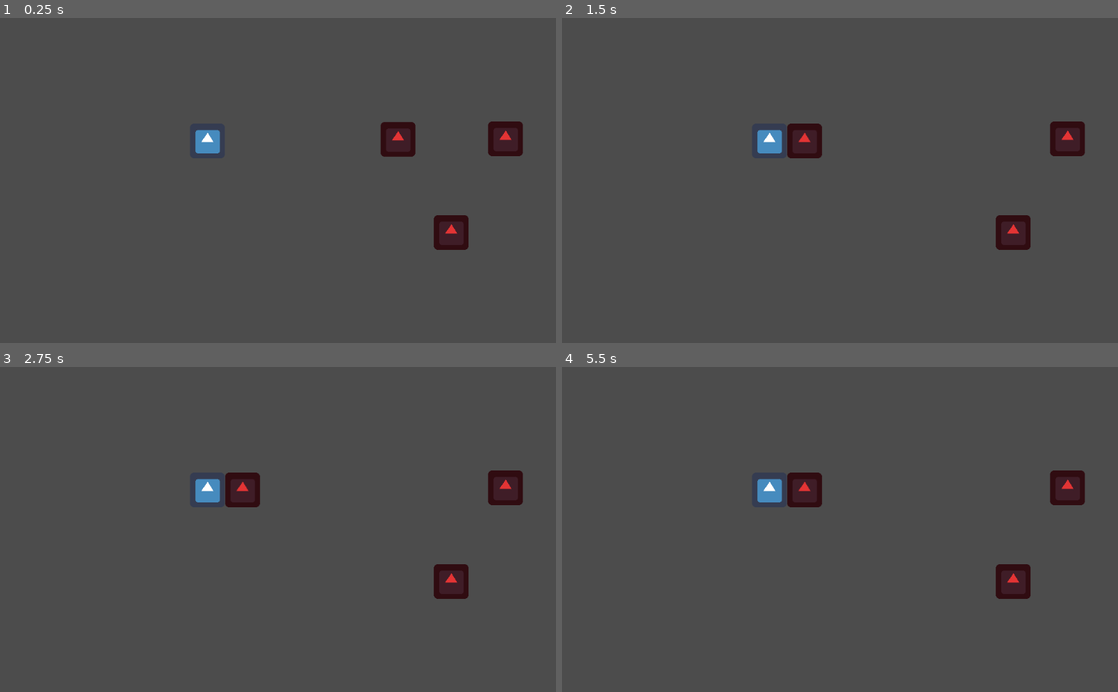
Above: before the commit, frames 1-4 (two rows, left to right).
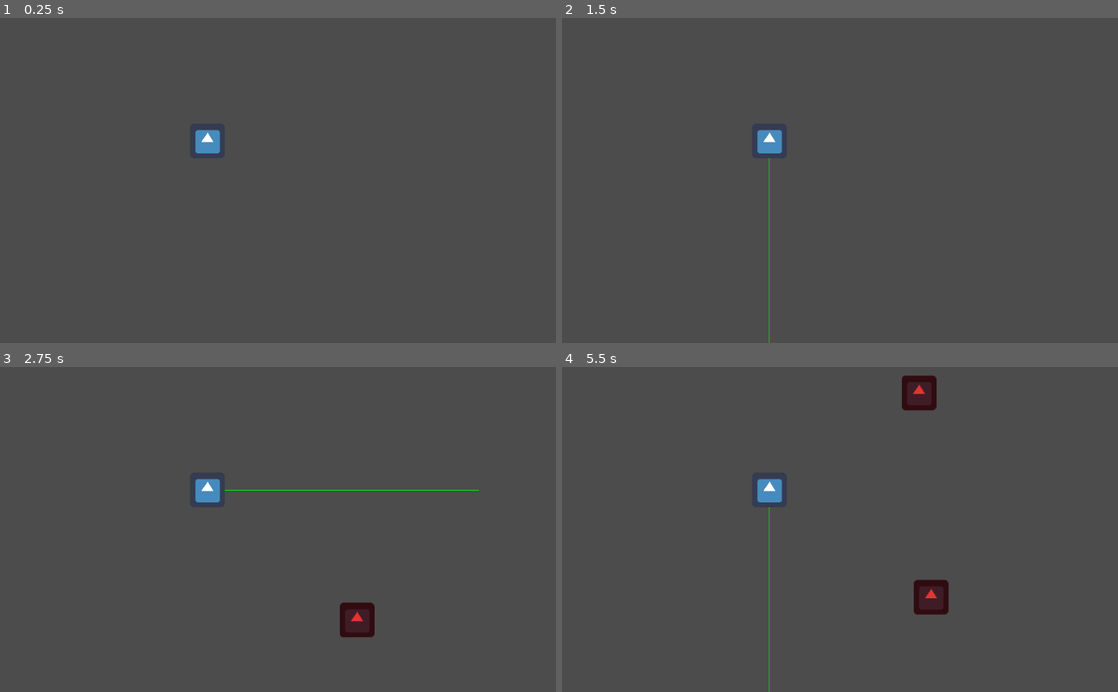
Above: after the commit, the same moments.

Repository: Tyrannas/Boxynator
Game: Godot game, scene res://Main.tscn
Same seed, same stepped clock (60 frames per second), same inputs: the game is played once before the commit and once after it. The engine's default icon, where the game draws it, is replaced by a stand-in: a white triangle on a blue panel in a dark square.
Inputs:
- Up to frame 1 (0.25 s): no input
- Up to frame 2 (1.5 s): tap Enter (ui_accept) at 0.5, 1.35 s; hold Right (ui_shoot_right, bound only after the commit) 0.53-1.28 s; hold Enter (ui_accept) 0.53-1.28 s; hold Down (ui_shoot_down, bound only after the commit) from 1.28 s (still down)
- Up to frame 3 (2.75 s): tap Enter (ui_accept) at 1.52, 1.82 s; release Down (ui_shoot_down, bound only after the commit) at 2.03 s; hold Right (ui_shoot_right, bound only after the commit) from 2.03 s (still down); hold Enter (ui_accept) from 2.03 s (still down)
- Up to frame 4 (5.5 s): release Right (ui_shoot_right, bound only after the commit) at 2.78 s; release Enter (ui_accept) at 2.78 s; hold Up (ui_shoot_up, bound only after the commit) 2.78-3.53 s; tap Enter (ui_accept) at 2.85, 3.02, 3.32, 4.35, 4.52, 4.82 s; hold Enter (ui_accept) 3.53-4.28 s; hold Left (ui_shoot_left, bound only after the commit) 3.53-5.03 s; hold Down (ui_shoot_down, bound only after the commit) from 5.03 s (still down); hold Enter (ui_accept) from 5.03 s (still down)

The runs differ from the first frame. In frame 1, 2.0% of the frame differs, in the area x 68-94%, y 31-72%; in frame 2, 2.1%; in frame 3, 2.7%; in frame 4, 3.5%, in the area x 37-94%, y 2-100%.

Commit message:
working prototype

Diff:
--- a/Ennemy.gd
+++ b/Ennemy.gd
@@ -1,15 +1,25 @@
 extends Grabbable
 
 
-# Declare member variables here. Examples:
-# var a = 2
-# var b = "text"
+export var min_speed = 100  # Minimum speed range.
+export var max_speed = 200  # Maximum speed range.
 
+var screen_size
+var can_be_delete = false
 
 # Called when the node enters the scene tree for the first time.
 func _ready():
-	pass
+	screen_size = get_viewport_rect().size
 
 # Called every frame. 'delta' is the elapsed time since the previous frame.
-#func _process(delta):
-#	pass
+func _process(delta):
+	# check global position to see if needs to be delete cause out of screen
+	if can_be_delete:
+		var pos = get_global_transform().origin
+		var size = $CollisionShape2D.shape.extents + Vector2(50, 50)
+		if pos.x > screen_size.x + size.x or pos.x < -size.x or pos.y > screen_size.y + size.y or pos.y < -size.x:
+			queue_free()
+
+# use a timer to prevent deleting an ennemy that pops out of screen
+func _on_Timer_timeout():
+	can_be_delete = true
--- a/Ennemy.tscn
+++ b/Ennemy.tscn
@@ -20,3 +20,9 @@
 [node name="Sprite" type="Sprite" parent="."]
 modulate = Color( 0.894118, 0.207843, 0.207843, 1 )
 texture = ExtResource( 2 )
+
+[node name="Timer" type="Timer" parent="."]
+wait_time = 5.0
+one_shot = true
+autostart = true
+[connection signal="timeout" from="Timer" to="." method="_on_Timer_timeout"]
--- a/Grabbable.gd
+++ b/Grabbable.gd
@@ -9,6 +9,13 @@
 
 # Node when set, try to move toward this target
 var target
+# side of the player the grab came from
+# in the form of a dict
+#{
+#	"name": name of the side left / right / up / down
+#	"direction": Vector2
+#}
+var side
 
 # Called when the node enters the scene tree for the first time.
 func _ready():
@@ -17,10 +24,26 @@
 	# on connecte le signal body_entered à la méthode on_collision with target
 	connect("body_entered", self, "_on_collision_with_target")
 
-func set_target(_node):
+func set_target(_node, player_side):
 	target = _node
+	side = player_side
+
+func release(direction):
+	var scene = get_parent().get_parent()
+	var pos = get_global_transform().origin
+	get_parent().remove_child(self)
+	scene.add_child(self)
+	global_transform.origin = pos
+	set_mode(RigidBody.MODE_RIGID)
+	linear_velocity = direction
+	side = null
 
 func _on_collision_with_target(node):
+	# on fait ça parceque les modifications de physique dans un callback de collision ça plante
+	# donc il faut faire en call_deferred
+	self.call_deferred("_handle_collision", node)
+
+func _handle_collision(node):
 	# si le noeud qu'on collide c'est le joueur
 	if node == target:
 		# on enleve le noeud actuel de son parent (la scène)
@@ -29,10 +52,14 @@
 		target.add_child(self)
 		# on calcul l'offset pour bien le positionner
 		var offset = target.get_node("CollisionShape2D").shape.extents
-		position = Vector2(offset.x * 2, 0)
+		position = offset.x * 2 * side["direction"]
+		rotation = 0
 		target = null
 		# on change le type de body pour pouvoir collider
 		set_mode(RigidBody2D.MODE_KINEMATIC)
+		# on appelle le parent pour réautoriser le hook
+		get_parent().on_target_reached(side["name"])
+
 
 func _physics_process(delta):
 	if target:
--- /dev/null
+++ b/Main.gd
@@ -0,0 +1,34 @@
+extends Node2D
+
+var ennemy = preload('res://Ennemy.tscn')
+
+# Declare member variables here. Examples:
+# var a = 2
+# var b = "text"
+var screen_size
+
+# Called when the node enters the scene tree for the first time.
+func _ready():
+	randomize()
+	screen_size = get_viewport_rect().size
+
+
+# Called every frame. 'delta' is the elapsed time since the previous frame.
+#func _process(delta):
+#	pass
+
+
+func _on_MobTimer_timeout():
+	# Choose a random location on Path2D.
+	$MobPath/MobSpawnLocation.offset = randi()
+	# Create a Mob instance and add it to the scene.
+	var mob = ennemy.instance()
+	add_child(mob)
+	# Set the mob's direction perpendicular to the path direction.
+	var direction = $MobPath/MobSpawnLocation.rotation + PI / 2
+	# Set the mob's position to a random location.
+	mob.position = $MobPath/MobSpawnLocation.position
+
+	# Set the velocity (speed & direction).
+	mob.linear_velocity = Vector2(rand_range(mob.min_speed, mob.max_speed), 0)
+	mob.linear_velocity = mob.linear_velocity.rotated(direction)
--- a/Main.tscn
+++ b/Main.tscn
@@ -1,19 +1,26 @@
-[gd_scene load_steps=3 format=2]
+[gd_scene load_steps=4 format=2]
 
 [ext_resource path="res://Player.tscn" type="PackedScene" id=1]
-[ext_resource path="res://Ennemy.tscn" type="PackedScene" id=2]
+[ext_resource path="res://Main.gd" type="Script" id=2]
+
+[sub_resource type="Curve2D" id=1]
+_data = {
+"points": PoolVector2Array( 0, 0, 0, 0, 0, 0, 0, 0, 0, 0, 1024, 0, 0, 0, 0, 0, 1024, 600, 0, 0, 0, 0, 0, 600, 0, 0, 0, 0, 0, 0 )
+}
 
 [node name="Main" type="Node2D"]
+script = ExtResource( 2 )
 
 [node name="Player" parent="." instance=ExtResource( 1 )]
 position = Vector2( 382, 227 )
 collision_mask = 2
 
-[node name="Ennemy" parent="." instance=ExtResource( 2 )]
-position = Vector2( 733, 224 )
+[node name="MobPath" type="Path2D" parent="."]
+curve = SubResource( 1 )
 
-[node name="Ennemy2" parent="." instance=ExtResource( 2 )]
-position = Vector2( 831, 396 )
+[node name="MobSpawnLocation" type="PathFollow2D" parent="MobPath"]
 
-[node name="Ennemy3" parent="." instance=ExtResource( 2 )]
-position = Vector2( 931, 223 )
+[node name="MobTimer" type="Timer" parent="."]
+wait_time = 2.0
+autostart = true
+[connection signal="timeout" from="MobTimer" to="." method="_on_MobTimer_timeout"]
--- a/Player.gd
+++ b/Player.gd
@@ -4,20 +4,38 @@
 # Declare member variables here. Examples:
 export var speed = 400
 export var hook_size = 500
+export var repell_speed = 2000
 
 var screen_size
 var casted = false
+var hook_dir = null
+
 var hookeds = {
-	"right": false,
-	"left": false,
-	"up": false,
-	"down": false
+	"right": {
+		"hookable": true,
+		"hooked": false,
+		"direction": Vector2.RIGHT,
+		"timer": null
+	},
+	"left": {
+		"hookable": true,
+		"hooked": false,
+		"direction": Vector2.LEFT,
+		"timer": null
+	},
+	"up": {
+		"hookable": true,
+		"hooked": false,
+		"direction": Vector2.UP,
+		"timer": null
+	},
+	"down": {
+		"hookable": true,
+		"hooked": false,
+		"direction": Vector2.DOWN,
+		"timer": null
+	}
 }
-var hooked = false
-var timer
-# var a = 2
-# var b = "text"
-
 
 # Called when the node enters the scene tree for the first time.
 func _ready():
@@ -42,47 +60,69 @@
 	position.y = clamp(position.y, 0, screen_size.y)
 
 func _process_hook():
-	if Input.is_action_pressed("ui_accept"):
-		if hooked == false:
-			$RayCast2D.cast_to = Vector2(hook_size, 0)
-			var res = $RayCast2D.get_collider()
-			if res:
-				print(res)
-				res.set_target(self)
-				hooked = true
-				hookeds["right"] = res
-			casted = true
-			update()
-#		elif $Right != null:
-#			# if an object is hooked
-#			# save pos
-#			var obj = $Right
-#			var pos = obj.get_global_transform().origin
-#			remove_child(obj)
-#			# free the child
-#			get_parent().add_child(obj)
-#			obj.global_transform.origin = pos
-#			obj.move_away()
-#			# create a time to allow grabbing only after 0.5s
-#			timer = Timer.new()
-#			timer.connect("timeout", self, "_on_timeout")
-#			timer.wait_time = 0.5
-#			add_child(timer)
-#			timer.start()
+	if Input.is_action_pressed("ui_shoot_left"):
+		hook_dir = "left"
+		_handle_hook("left")
 
-	if Input.is_action_just_released("ui_accept"):
+	if Input.is_action_pressed("ui_shoot_right"):
+		hook_dir = "right"
+		_handle_hook("right")
+
+	if Input.is_action_pressed("ui_shoot_up"):
+		hook_dir = "up"
+		_handle_hook("up")
+
+	if Input.is_action_pressed("ui_shoot_down"):
+		hook_dir = "down"
+		_handle_hook("down")
+
+	if Input.is_action_just_released("ui_shoot_left") or Input.is_action_just_released("ui_shoot_right") or Input.is_action_just_released("ui_shoot_up") or Input.is_action_just_released("ui_shoot_down"):
 		casted = false
+		hook_dir = null
 		update()
+
+func _handle_hook(direction):
+	var target = hookeds[direction]
+	# si on peut grabber à droite, et qu'on a rien grabé
+	if target["hookable"] == true and not target["hooked"]:
+		$RayCast2D.cast_to = hook_size * target["direction"]
+		var res = $RayCast2D.get_collider()
+		if res:
+			print(res)
+			res.set_target(self, {"name": direction, "direction": target["direction"]})
+			target["hookable"] = false
+			target["hooked"] = res
+			$RayCast2D.add_exception(res)
+		casted = true
+		update()
+	# si on peut grabber à droite et que l'on a un item grabbé
+	elif target["hookable"] == true and target["hooked"]:
+		target["hooked"].release(repell_speed * target["direction"])
+		$RayCast2D.remove_exception(target["hooked"])
+		target["hooked"] = false
+		target["hookable"] = false
+		var timer = Timer.new()
+		timer.connect("timeout", self, "_on_timeout", [direction])
+		timer.wait_time = 0.5
+		add_child(timer)
+		timer.start()
+		target["timer"] = timer
+
 
 func _process(delta):
 	_process_move(delta)
 	_process_hook()
 
-func _on_timeout():
-	print("hello")
-	hooked = false
-	timer.stop()
+# check when the hooked object arrives and allow to reactivate to release
+func on_target_reached(direction):
+	hookeds[direction]["hookable"] = true
 
+# use a timer to prevent grabbing instantly a released object
+func _on_timeout(direction):
+	hookeds[direction]["hookable"] = true
+	hookeds[direction]["timer"].stop()
+
+# draw a line for the raycast
 func _draw():
-	if casted:
-		draw_line(Vector2(), Vector2(hook_size, 0), Color(0, 255, 0))
+	if casted and hook_dir:
+		draw_line(Vector2(), hook_size * hookeds[hook_dir]["direction"], Color(0, 255, 0))
--- a/Player.tscn
+++ b/Player.tscn
@@ -12,6 +12,7 @@
 __meta__ = {
 "_edit_group_": true
 }
+repell_speed = 1000
 
 [node name="Sprite" type="Sprite" parent="."]
 texture = ExtResource( 2 )
--- a/project.godot
+++ b/project.godot
@@ -50,6 +50,26 @@
 , Object(InputEventKey,"resource_local_to_scene":false,"resource_name":"","device":0,"alt":false,"shift":false,"control":false,"meta":false,"command":false,"pressed":false,"scancode":83,"unicode":0,"echo":false,"script":null)
  ]
 }
+ui_shoot_left={
+"deadzone": 0.5,
+"events": [ Object(InputEventKey,"resource_local_to_scene":false,"resource_name":"","device":0,"alt":false,"shift":false,"control":false,"meta":false,"command":false,"pressed":false,"scancode":16777231,"unicode":0,"echo":false,"script":null)
+ ]
+}
+ui_shoot_right={
+"deadzone": 0.5,
+"events": [ Object(InputEventKey,"resource_local_to_scene":false,"resource_name":"","device":0,"alt":false,"shift":false,"control":false,"meta":false,"command":false,"pressed":false,"scancode":16777233,"unicode":0,"echo":false,"script":null)
+ ]
+}
+ui_shoot_up={
+"deadzone": 0.5,
+"events": [ Object(InputEventKey,"resource_local_to_scene":false,"resource_name":"","device":0,"alt":false,"shift":false,"control":false,"meta":false,"command":false,"pressed":false,"scancode":16777232,"unicode":0,"echo":false,"script":null)
+ ]
+}
+ui_shoot_down={
+"deadzone": 0.5,
+"events": [ Object(InputEventKey,"resource_local_to_scene":false,"resource_name":"","device":0,"alt":false,"shift":false,"control":false,"meta":false,"command":false,"pressed":false,"scancode":16777234,"unicode":0,"echo":false,"script":null)
+ ]
+}
 
 [rendering]
 
